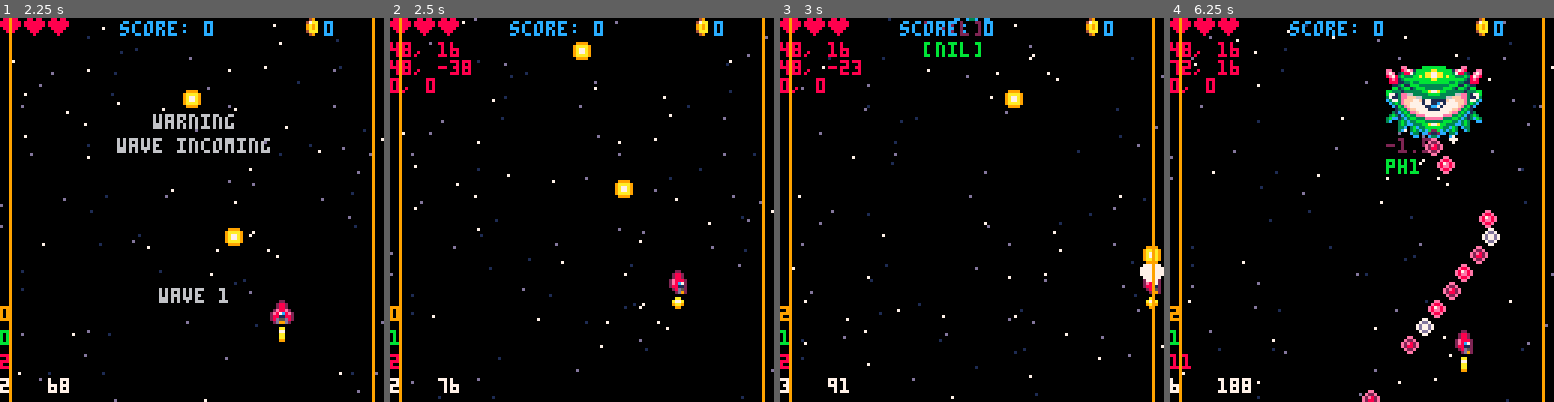
Above: before the commit, frames 1-4 (left to right).
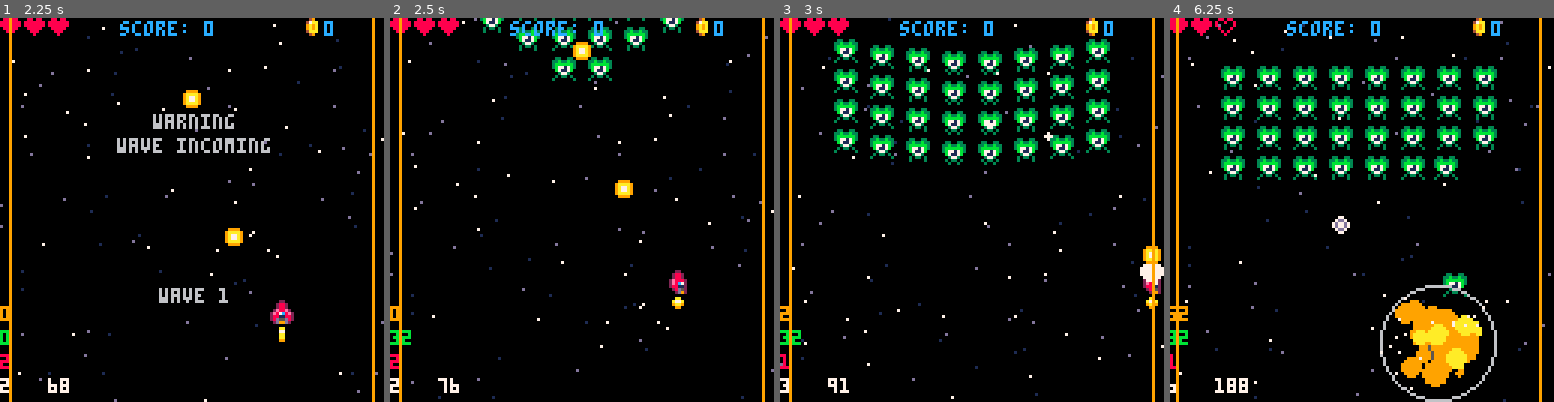
Above: after the commit, the same moments.

Repository: sirchras/p8-shmup
Game: PICO-8 cartridge shmup.p8
Two runs of this game, one before a commit and one after it. Both use one fixed random seed, a clock stepped at 60 frames per second and the inputs below.
Inputs:
- Up to frame 1 (2.25 s): tap X (X key) at 0.33, 1.07, 1.85 s; tap O (Z key) at 0.7, 1.7, 2.1 s; hold Right 1.6-2.1 s; hold Up from 2.15 s (still down)
- Up to frame 2 (2.5 s): release Up at 2.42 s; hold Right from 2.47 s (still down)
- Up to frame 3 (3 s): keep holding Right; tap O (Z key) at 2.5, 2.9 s; tap X (X key) at 2.97 s
- Up to frame 4 (6.25 s): release Right at 3.03 s; hold Left 3.08-3.58 s; tap O (Z key) every 0.4 s from 3.3 to 6.1 s; hold Down 3.63-3.97 s; hold Right 4.02-4.68 s; tap X (X key) at 4.08, 5.2 s; hold Up 4.73-5.03 s; hold Left 5.08-5.68 s; hold Down 5.73-6.03 s; hold Right from 6.08 s (still down)

Frame 1 is identical in both runs. In frame 2, 2.6% of the frame differs, in the area x 0-77%, y 0-86%; in frame 3, 9.8%; in frame 4, 22%, in the area x 0-100%, y 0-100%.

Commit message:
add explosion after boss death
- update explosion pfx to take optional size parameter
- some cleanup of debugging statements

Diff:
--- a/shmup.p8
+++ b/shmup.p8
@@ -253,12 +253,11 @@
 	--move player
 	if (p.♥>0) p:update()
 	--move bullets
-	for i=#bullets,1,-1 do
-		local b=bullets[i]
+	for b in all(bullets) do
 		b:update()
 		--rm offscreen bullets
 		if b.y>128 or b.y<-8 then
-			deli(bullets,i)
+			del(bullets,b)
 		end
 	end
 	--move enemies
@@ -275,14 +274,14 @@
 	if #enemies>0 then
 		if fr>firenext then
 			local e=selectenemy()
-			if e and e.act==e.hold then
+			if e and not e.act then
 				e:fire()
 				firenext=fr+20+rnd(20)
 			end
 		end
 		if fr%atkfreq==0 then
 			local e=selectenemy()
-			if e and e.act==e.hold then
+			if e and not e.act then
 				e.wait=30
 				e.shke=30
 				e.act=e.atk
@@ -359,15 +358,29 @@
 
 --gmobj-enemy collisions
 function enemy_col(e)
-	e.♥-=1
+	--indicate hit - flash
 	e.flsh=4
 	if (e.typ=="boss") e.flsh=8
+	--return if invulnerable
+	if (e.invul) return
+	e.♥-=1 --update health
 	if e.♥<=0 then
+		--enemy dead
+		if e.typ=="boss" then
+			e.act=e.explode
+			e.pht=frame()+120 --4 sec
+			--when exploding boss should
+			-- not take dmg
+			e.invul=true
+			--clear enemy bullets
+			clearenemybullets()
+			return
+		end
 		--delete the dead enemy
 		del(enemies,e)
 		--create explosion fx
 		spawnexplosion(e.x+4,e.y+4,
-			"blue")
+			1,"blue")
 		local pup=0.15 --pkup chance
 		if e.act==e.atk then
 			--select new enemy to atk
@@ -393,6 +406,21 @@
 	end
 end
 
+function clearenemybullets()
+	for b in all(bullets) do
+		if b.__index==ebullet then
+			del(bullets,b)
+			add(pfx,skwv:new{
+				x=b.x,
+				y=b.y,
+				r=3,
+				mt=3,
+				c=14
+			})
+		end
+	end
+end
+
 --spawn a pickup
 function spawnpkup(x,y)
 	local pkup=pickup
@@ -434,8 +462,9 @@
 do
 	local blnk=blink(8,6)
 	function displaywavetxt()
+		local str=(wave==#waves and "boss" or "wave")
 		print("warning",51,32,blnk())
-		print("wave incoming",39,40,
+		print(str.." incoming",39,40,
 			blnk())
 		print("wave "..wave,53,90,6)
 	end
@@ -455,6 +484,7 @@
 		--perhaps vectors?
 		e.tx,e.ty=x,y+56
 		e.wait=abs(i-(#row/2)-0.5)*1.5
+		e.act=e.adv
 --		e.wait=(5-abs(i-(#row/2)-0.5))*3
 		::continue::
 	end
@@ -484,26 +514,28 @@
 	}
 	--filter out busy enemies
 	for e in all(tbl) do
-		if (e.act!=e.hold) del(tbl,e)
+--		if (e.act!=e.hold) del(tbl,e)
+		if (not not e.act) del(tbl,e)
 	end
 	if (#tbl>0) return rnd(tbl)
 	--select from behind vanguard
 	i-=1+flr(rnd(10))
 	if i>0 then
 		local e=enemies[i]
-		if (e.act==e.hold) return e
+		if (not e.act) return e
 	end
 	return nil
 end
 
 --spawn explosion pfx
-function spawnexplosion(x,y,c)
+function spawnexplosion(x,y,s,c)
 	local c=c or "red"
+	local s=s or 1
 	--central flash ptc
 	add(pfx,expl:new{
 		x=x,
 		y=y,
-		r=8,
+		r=8*s,
 		mt=0,
 		explc=c
 	})
@@ -512,9 +544,9 @@
 		add(pfx,expl:new{
 			x=x,
 			y=y,
-			r=1+rnd(4), -- 1<=r<5
-			dx=rnd(6)-3, -- -3<=dx<3
-			dy=rnd(6)-3, -- -3<=dy<3
+			r=(1+rnd(4))*s, -- 1<=r<5
+			dx=(rnd(6)-3)*s, -- -3<=dx<3
+			dy=(rnd(6)-3)*s, -- -3<=dy<3
 			mt=10+rnd(10), -- 10<=mt<20
 			explc=c
 		})
@@ -523,8 +555,8 @@
 	add(pfx,skwv:new{
 		x=x,
 		y=y,
-		r=9,
-		dr=2,
+		r=9*s,
+		dr=2*s,
 		mt=6,
 	})
 	--sparks
@@ -532,8 +564,8 @@
 		add(pfx,sprk:new{
 			x=x,
 			y=y,
-			dx=rnd(10)-5, -- -5<=dx<5
-			dy=rnd(10)-5, -- -5<=dy<5
+			dx=(rnd(10)-5)*s, -- -5<=dx<5
+			dy=(rnd(10)-5)*s, -- -5<=dy<5
 			mt=10+rnd(10), -- 10<=mt<20
 		})
 	end
@@ -825,6 +857,11 @@
 	if btnp(❎) then
 		self:fire()
 	end
+	--debug
+--	if btnp(🅾️) then
+--		spawnexplosion(self.x,self.y,2)
+--	end
+	--
 	--move/update player
 	self:move(dx,dy)
 	self.x=mid(0,self.x,120)
@@ -1031,6 +1068,7 @@
 	tx=0, --target x position
 	ty=0, --target y position
 	wait=0, --wait before active
+	invul=true, --true while adv
 	shke=0, --shake
 	s=1, --default mv speed
 	fsfx=29, --fire sfx
@@ -1047,15 +1085,8 @@
 	--anim
 	self:anim()
 	--enemy state - action
-	if (not self.act) self.act=self.adv
-	self:act()
-	--debug
---	if self.typ=="boss" then
---		if (frame()%5==0) self:act()
---	else
---		self:act()
---	end
-	--
+--	if (not self.act) self.act=self.adv
+	if (self.act) self:act()
 	--check enemy/player collision
 	if self:col(p) and
 	   p.invul==0 then
@@ -1110,7 +1141,9 @@
 	if abs(self.y-self.ty)<0.5 then
 		self.y=self.ty
 		self.x=self.tx
-		self.act=self.hold
+		self.invul=false
+--		self.act=self.hold
+		self.act=nil
 		return
 	end
 	self:move(dx,dy)
@@ -1271,7 +1304,8 @@
 	fr={196,200,204,200}, --anim frames
 	fr_i=1, --current anim frame
 	fr_s=0.4, --anim speed
-	♥=20, --enemy health
+--	♥=20,
+	♥=150, --enemy health
 	spx=4, --sprite width
 	spy=3, --sprite height
 	typ="boss", --type
@@ -1280,21 +1314,7 @@
 	pi=1, --path index
 	anginc=1/24,
 	fsfx=34, --fire sfx
-	--debug
-	ph=nil,
-	ddx=0,
-	ddy=0,
 }
-function boss:draw()
-	enemy.draw(self)
-	--debug
-	print(self.tx..", "..self.ty,0,8,8)
-	print(self.x..", "..self.y,0,14,8)
-	print(self.ddx..", "..self.ddy,0,20,8)
-	print(self.ph,self.x,self.y+self:h()+7,11)
-	print(self.dx,self.x,self.y+self:h(),2)
-	--
-end
 function boss:flash()
 	self.sp=192
 	if frame()%4<2 then
@@ -1308,20 +1328,14 @@
 	if abs(self.y-self.ty)<0.5 then
 		self.y=self.ty
 		self.x=self.tx
+		self.invul=false
 		self.act=self.phase1
---		self.act=self.phase2
---		self.act=self.phase3
---		self.act=self.phase4
 		self.pht=frame()+240 --8 sec
---		self.pht=frame()+1800
 		return
 	end
 	self:move(dx,dy)
 end
 function boss:phase1()
-	--debug
-	self.ph="ph1"
-	--
 	--movement
 	self:pace()
 	--shooting
@@ -1334,9 +1348,6 @@
 	self:checkphasetrans(self.phase2)
 end
 function boss:phase2()
-	--debug
-	self.ph="ph2"
-	--
 	--movement
 	local fr=frame()
 	local dx,dy=0,0
@@ -1357,9 +1368,6 @@
 	self:checkphasetrans(self.phase3)
 end
 function boss:phase3()
-	--debug
-	self.ph="ph3"
-	--
 	--movement
 	self:pace(0.5)
 	--shooting
@@ -1369,9 +1377,6 @@
 	self:checkphasetrans(self.phase4)
 end
 function boss:phase4()
-	--debug
-	self.ph="ph4"
-	--
 	--movement
 	local fr=frame()
 	local dx,dy=0,0
@@ -1381,13 +1386,14 @@
 	if v then
 		dx,dy=unpack(v)
 	else
-		dx=1.5
+		--right or left?
+		dx=-1.5
 		self.pht=fr+30
 	end
 	self.dx=dx
 	self:move(dx,dy)
 	--shooting
-	if fr%10==0 then
+	if fr%12==0 then
 		--idk why dx inverted
 		local ang=atan2(-dx,dy)
 		self:fire(ang)
@@ -1395,12 +1401,42 @@
 	--transition
 	self:checkphasetrans(self.phase1)
 end
+--death throes
+function boss:explode()
+	local fr=frame()
+	self.flsh=5
+	self.shke=5
+	if fr%8==0 then
+		spawnexplosion(self.x+rnd(32),
+			self.y+rnd(24),1,"blue")
+		shake=2 --scrn shake
+		sfx(2) --enemy expl sfx
+	end
+	--additional expl in last 2 sec
+	if fr>self.pht-60 and
+	   fr%5==0 then
+		spawnexplosion(self.x+rnd(32),
+			self.y+rnd(24),1,"blue")
+		shake=2 --scrn shake
+		sfx(2) --enemy expl sfx
+	end
+	--del after 4 sec
+	if fr>self.pht then
+		spawnexplosion(self.x+16,
+			self.y+12,3,"blue")
+		shake=15
+		del(enemies,self)
+		sfx(35)
+	end
+end
+--transition between phases
 function boss:checkphasetrans(nextphase)
 	if frame()>self.pht then
 		self.act=nextphase
 		self.pht=frame()+240 --8 sec
 	end
 end
+--move horizontally left/right
 function boss:pace(spd)
 	local spd=spd or self.s
 	local dx=sgn(self.dx)*spd --if dx not set?!
@@ -1410,6 +1446,7 @@
 	self:move(dx,0)
 	self.dx=dx
 end
+--move to each point on a path
 function boss:path(pnts,spd,loop)
 	local spd=spd or self.s
 	local loop=loop or false
@@ -1491,14 +1528,14 @@
 	--4: red
 	--5: yellow/bb
 	return {
-		{
-			--0: testing
-			{0,0,0,6,0,0,0,0,0,0},
-			{0,0,0,0,0,0,0,0,0,0},
-			{0,0,0,0,0,0,0,0,0,0},
-			{0,0,0,0,0,0,0,0,0,0},
-			atkfreq=1800
-		},
+--		{
+--			--0: testing
+--			{0,0,0,6,0,0,0,0,0,0},
+--			{0,0,0,0,0,0,0,0,0,0},
+--			{0,0,0,0,0,0,0,0,0,0},
+--			{0,0,0,0,0,0,0,0,0,0},
+--			atkfreq=1800
+--		},
 		{
 			--1: "space invaders"
 			{0,1,1,1,1,1,1,1,1,0},
Not shown, changed: the sound effects (__sfx__) section of shmup.p8
